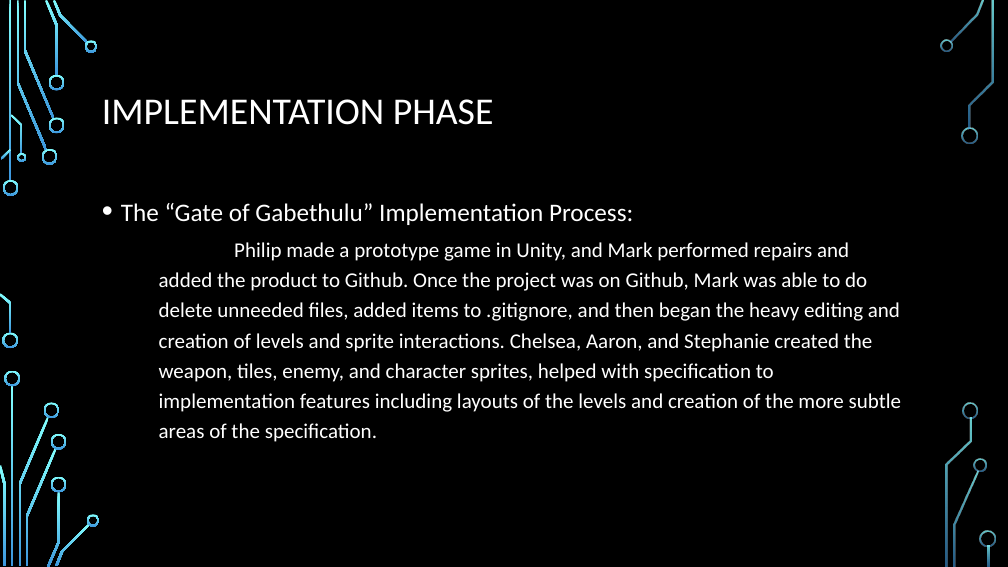
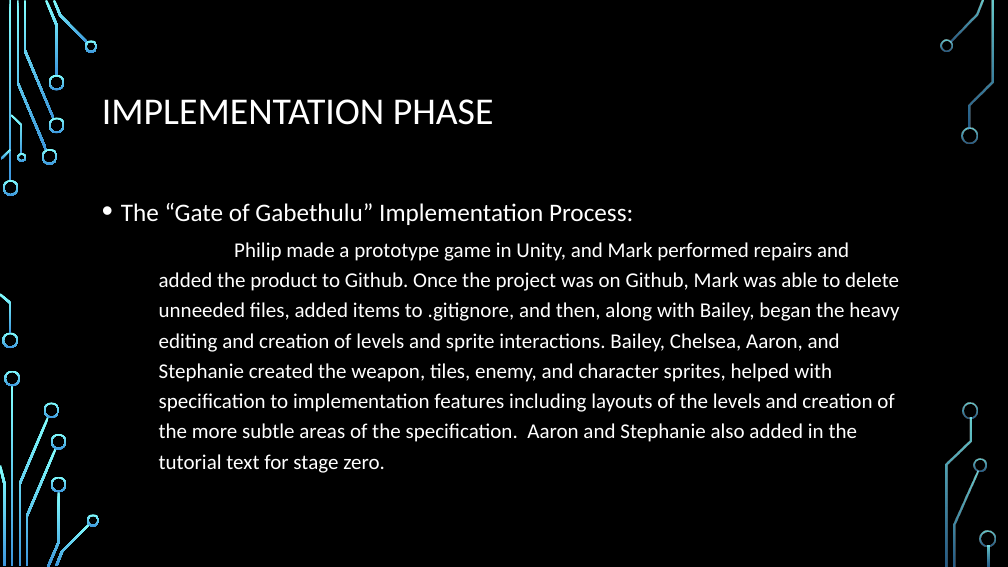
Before and after one commit to Team7-SoftEng/Asset-Development, a slide deck: slide 10 of Gate of GAbethulu.pptx (slide 8 before the commit). Drawn at 1008x567 pixels with LibreOffice and Linux fonts; fonts in the diff are those of the drawing; background and template pictures are left out. Boxes give left, top, right and bottom in pixels: in the first picture for what was removed or moved away, otherwise in the second. Text is boxed around its words. In the diff, an @@ line names an element or a change of style, - is before the commit and + after.

Commit message:
Finished Powerpoint!

```diff
--- a/Gate of GAbethulu.pptx
+++ b/Gate of GAbethulu.pptx
@@ text at [159, 242, 899, 473]: text changed @@
-  Philip made a prototype game in Unity, and Mark performed repairs and added the product to Github. Once the project was on Github, Mark was able to do delete unneeded files, added items to .gitignore, and then began the heavy editing and creation of levels and sprite interactions. Chelsea, Aaron, and Stephanie created the weapon, tiles, enemy, and character sprites, helped with specification to implementation features including layouts of the levels and creation of the more subtle areas of the specification.
+  Philip made a prototype game in Unity, and Mark performed repairs and added the product to Github. Once the project was on Github, Mark was able to delete unneeded files, added items to .gitignore, and then, along with Bailey, began the heavy editing and creation of levels and sprite interactions. Bailey, Chelsea, Aaron, and Stephanie created the weapon, tiles, enemy, and character sprites, helped with specification to implementation features including layouts of the levels and creation of the more subtle areas of the specification. Aaron and Stephanie also added in the tutorial text for stage zero.
```
Also in this commit, not shown: 6 other slides changed, 2 slides added.
